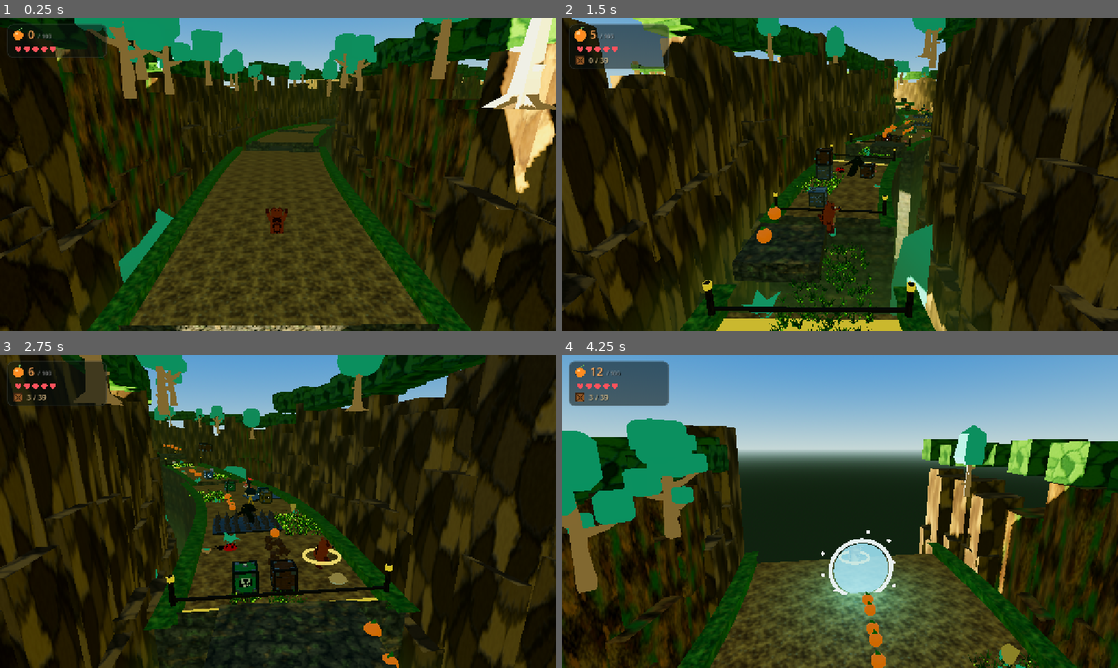
Above: before the commit, frames 1-4 (two rows, left to right).
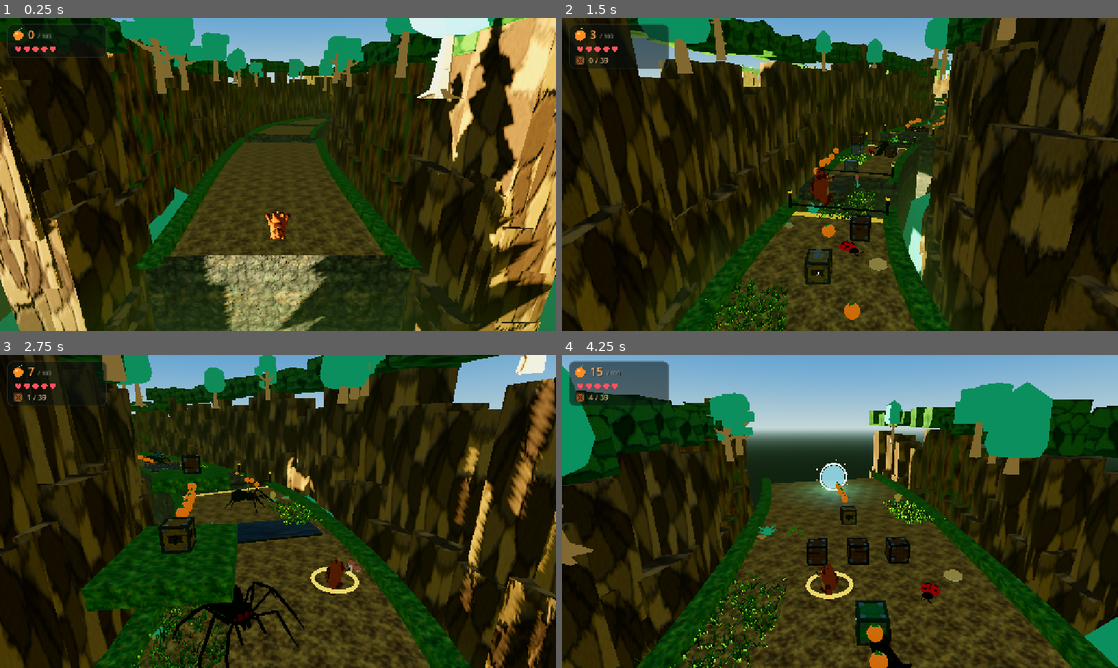
Above: after the commit, the same moments.

Repository: Phat-shot/Banooka
Game: Godot game, scene res://werkzeuge/Foto.tscn
The game is run twice, just before and just after one commit, with the same random seed, the same clock (stepped at 60 frames per second) and the same inputs. This scene is started directly instead of the project's main scene.
Inputs (mouse positions are in pixels of both pictures, inside the frame that each line leads up to):
- Up to frame 1 (0.25 s): no input
- Up to frame 2 (1.5 s): tap Enter (ui_accept) at 0.5 s; move the mouse to (962, 158) at 0.52 s; hold D (move_right) 0.53-1.25 s; tap J (spin) at 0.6 s; click (962, 158) at 0.67 s; tap Space (jump) at 0.77 s; drag from (728, 190) to (812, 237) at 1.27 s
- Up to frame 3 (2.75 s): move the mouse to (333, 442) at 2.02 s; hold D (move_right) from 2.03 s (still down); tap J (spin) at 2.1 s
- Up to frame 4 (4.25 s): release D (move_right) at 2.75 s; drag from (812, 574) to (673, 464) at 2.77 s; move the mouse to (1006, 558) at 3.52 s; hold A (move_left) from 3.53 s (still down); tap J (spin) at 3.6 s; tap Space (jump) at 3.77 s

The runs differ from the first frame. In frame 1, 49% of the frame differs, in the area x 0-100%, y 0-100%; in frame 2, 47%; in frame 3, 56%; in frame 4, 66%, in the area x 0-100%, y 3-100%.

Commit message:
Alle Gegner extern: Stelzenvogel wird zur Stelzenspinne
Für den dritten Gegner gab es keinen brauchbaren CC0-Vogel. Statt die
Optik zu erzwingen, wechselt das Tier: aus dem Stelzenvogel wird eine
Stelzenspinne (Quaternius, CC0). Die Bedingung war nie "Vogel", sondern
die Silhouette – hoher Leib auf langen Beinen mit einer Lücke darunter.
Genau die ist bei einer Spinne sogar deutlicher, und sie sagt dasselbe:
hier rutscht man durch.

Spielmechanik unverändert: Slide oder Bauchplatscher besiegen sie,
Draufspringen nicht (Stachelkamm auf dem Rücken), Patrouille und
Zustoßen wie gehabt. Umbenannt sind Skript, Szene, Klasse und die
Verweise in Level 01 und 03; der Tipp im Ladebildschirm nennt jetzt die
richtige Mechanik zum richtigen Gegner.

Die selbstgebaute Ausweichoptik ist neu geschrieben – acht Beine,
Hinterleib, Vorderleib mit Augen und Klauen. Sie greift weiterhin, wenn
`Einstellungen.fremde_modelle` aus ist oder eine Datei fehlt.

Gegnermodelle lassen sich jetzt wahlweise nach der Höhe statt nach der
größten Achse einpassen ("nach_hoehe"). Die Spinne braucht das: Sie ist
breit und flach, auf die Beinspanne eingepasst stünde sie zu tief über
dem Boden – und dann fehlt die Lücke, durch die man rutschen soll.

Am Bildwerkzeug zwei Dinge berichtigt: Es fotografierte bisher, während
das Level noch gebaut wurde, und wartet jetzt auf `aufbau_fertig`. Dass
der Modus "verfolger" trotzdem unabhängig von der angegebenen Strecke die
Startstelle zeigt, ist noch offen und steht als Warnung im Kopf von
foto.sh; "seite" und "nah" arbeiten korrekt.

Co-Authored-By: Claude Opus 5 (1M context) <noreply@anthropic.com>

Diff:
--- a/autoload/Ladeschirm.gd
+++ b/autoload/Ladeschirm.gd
@@ -13,7 +13,7 @@
 	"Slide und dann springen bringt dich höher als ein normaler Sprung.",
 	"Die Spin-Attacke zerbricht Kisten auch im Vorbeidrehen.",
 	"Der Bauchplatscher zerbricht alle Kisten im Umkreis von zwei Metern.",
-	"Die Sumpfkröte spinnen, den Stelzenvogel slidden, auf den Panzerkäfer springen.",
+	"Die Sumpfkröte spinnen, die Stelzenspinne unterrutschen, auf den Panzerkäfer springen.",
 	"Nitrokisten explodieren bei Berührung – aus der Ferne sind sie ungefährlich.",
 	"Federkisten geben zehn Früchte, wenn du zehnmal darauf springst.",
 	"Hundert Früchte ergeben ein Extraleben.",
--- a/scenes/enemies/Stelzenvogel.tscn
+++ b/scenes/enemies/Stelzenspinne.tscn
@@ -1,13 +1,13 @@
 [gd_scene load_steps=3 format=3]
 
-[ext_resource type="Script" path="res://scenes/enemies/stelzenvogel.gd" id="1_vogel"]
+[ext_resource type="Script" path="res://scenes/enemies/stelzenspinne.gd" id="1_spinne"]
 
-[sub_resource type="CapsuleShape3D" id="FormVogel"]
+[sub_resource type="CapsuleShape3D" id="FormSpinne"]
 radius = 0.45
 height = 2.3
 
-[node name="Stelzenvogel" type="Node3D" groups=["gegner"]]
-script = ExtResource("1_vogel")
+[node name="Stelzenspinne" type="Node3D" groups=["gegner"]]
+script = ExtResource("1_spinne")
 
 [node name="Trefferzone" type="Area3D" parent="."]
 collision_layer = 0
--- a/scenes/enemies/gegner.gd
+++ b/scenes/enemies/gegner.gd
@@ -112,6 +112,7 @@
 
 ## Datei und Zielgröße eines mitgelieferten Modells für diesen Gegner,
 ## z. B. {"datei": "kroete", "groesse": 1.1}. Leer = nur die eigene Optik.
+## Mit {"nach_hoehe": true} zählt die Höhe statt der größten Achse.
 func fremdmodell() -> Dictionary:
 	return {}
 
@@ -127,7 +128,8 @@
 	if angabe.is_empty() or not is_instance_valid(modell):
 		return
 	var figur := Fremdmodelle.gegner(String(angabe.get("datei", "")),
-			float(angabe.get("groesse", 1.0)))
+			float(angabe.get("groesse", 1.0)),
+			bool(angabe.get("nach_hoehe", false)))
 	if figur == null:
 		return
 	for kind in modell.get_children():
--- /dev/null
+++ b/scenes/enemies/stelzenspinne.gd
@@ -0,0 +1,173 @@
+extends Gegner
+class_name Stelzenspinne
+## Große Spinne, die breitbeinig über dem Weg steht.
+##
+## NUR durch den Slide (oder den Bauchplatscher) zu besiegen: Man rutscht
+## zwischen ihren Beinen hindurch und fegt sie ihr weg. Draufspringen geht
+## NICHT – der Rücken trägt Stacheln, wer dort landet, nimmt Schaden.
+##
+## Die Silhouette ist die Spielanleitung: hoher Leib auf langen Beinen,
+## darunter eine deutliche Lücke. Genau deshalb steht hier eine Spinne und
+## kein gedrungenes Tier – wo keine Lücke zu sehen ist, kommt niemand auf
+## die Idee, hindurchzurutschen.
+##
+## Bewegung: stakst langsam seitlich hin und her und stößt gelegentlich mit
+## dem Vorderleib nach unten zu.
+
+const STOSS_DAUER := 0.9         ## Wie lange ein Zustoßen dauert
+const STOSS_ABSTAND_MIN := 2.5   ## Kürzeste Pause zwischen zwei Stößen
+const STOSS_ABSTAND_MAX := 4.5   ## Längste Pause zwischen zwei Stößen
+const HUEFT_HOEHE := 1.05        ## Höhe des Beinansatzes über dem Boden
+const RUMPF_Y := 1.30            ## Hinterleib
+const VORDERLEIB_Y := 1.24       ## Vorderleib mit Augen, stößt nach unten
+const BEINE := 8
+
+var _stoss_zeit := 0.0
+var _stoss_laeuft := 0.0
+
+var _rumpf: MeshInstance3D
+var _vorderleib: Node3D
+var _beine: Array[Node3D] = []
+
+
+func _init() -> void:
+	# Nur der Slide fegt ihr die Beine weg.
+	besiegbar_durch = Angriff.SLIDE | Angriff.SLAM
+	patrouille_weite = 3.5
+	tempo = 1.3
+
+
+func _ready() -> void:
+	super._ready()
+	_stoss_zeit = randf_range(STOSS_ABSTAND_MIN, STOSS_ABSTAND_MAX)
+
+
+## Mitgeliefertes Modell für diesen Gegner.
+## Spinne von Quaternius. Eingepasst wird hier nach der HÖHE und nicht nach
+## der größten Achse: Das Modell ist breit und flach, auf die Beinspanne
+## eingepasst stünde es zu tief über dem Boden – und dann fehlt die Lücke,
+## durch die man rutschen soll.
+func fremdmodell() -> Dictionary:
+	return {"datei": "spinne", "groesse": 1.30, "nach_hoehe": true}
+
+
+# ---------------------------------------------------------- Optik
+
+## Selbstgebaute Ausweichoptik, wenn kein Modell da ist: dunkler Leib,
+## acht helle Beine, roter Stachelkamm auf dem Rücken. Der Kamm sagt
+## unmissverständlich "hier nicht landen".
+func _baue() -> void:
+	var panzer := Materialbibliothek.fell(Farben.FELS_DUNKEL.darkened(0.45))
+	var gelenk := Materialbibliothek.einfarbig(Farben.FELS_DUNKEL.darkened(0.2), 0.6)
+	var stachel_mat := Materialbibliothek.leuchtend(Farben.WARNUNG, 0.9)
+	var augapfel := Materialbibliothek.leuchtend(Color(0.95, 0.15, 0.12), 1.2)
+
+	# Acht Beine, gleichmäßig um den Leib verteilt
+	for i in BEINE:
+		var seite := -1.0 if i < BEINE / 2 else 1.0
+		var reihe := float(i % (BEINE / 2)) - 1.5
+		var bein := Node3D.new()
+		bein.name = "Bein%d" % i
+		bein.position = Vector3(seite * 0.22, HUEFT_HOEHE, reihe * 0.20)
+		modell.add_child(bein)
+		# Oberschenkel schräg nach außen, Unterschenkel senkrecht nach unten
+		_teil(bein, _zylinder(0.055, 0.045, 0.62, 6), gelenk,
+				Vector3(seite * 0.26, 0.06, reihe * 0.10),
+				Vector3(0.0, 0.0, deg_to_rad(-38.0 * seite)), Vector3.ONE, "Schenkel")
+		_teil(bein, _zylinder(0.045, 0.03, HUEFT_HOEHE, 6), gelenk,
+				Vector3(seite * 0.5, -HUEFT_HOEHE * 0.5 + 0.1, reihe * 0.18),
+				Vector3.ZERO, Vector3.ONE, "Unterschenkel")
+		_beine.append(bein)
+
+	# Hinterleib: der dicke, hohe Teil – aus der Spielkamera die Silhouette
+	_rumpf = _teil(modell, _kugel(0.34, 12, 9), panzer,
+			Vector3(0.0, RUMPF_Y, 0.30), Vector3.ZERO,
+			Vector3(1.0, 0.86, 1.25), "Hinterleib")
+
+	# Stachelkamm auf dem Rücken: "hier nicht landen"
+	for i in 4:
+		var laenge := 0.26 - absf(float(i) - 1.5) * 0.05
+		_teil(_rumpf, _zylinder(0.05, 0.0, laenge, 6), stachel_mat,
+				Vector3(0.0, 0.30, 0.22 - float(i) * 0.16), Vector3.ZERO,
+				Vector3.ONE, "Stachel%d" % i)
+
+	# Vorderleib mit den Augen – der Teil, der beim Zustoßen nach unten geht
+	_vorderleib = Node3D.new()
+	_vorderleib.name = "Vorderleib"
+	_vorderleib.position = Vector3(0.0, VORDERLEIB_Y, -0.24)
+	modell.add_child(_vorderleib)
+	_teil(_vorderleib, _kugel(0.24, 10, 8), panzer, Vector3.ZERO,
+			Vector3.ZERO, Vector3(1.0, 0.8, 1.1), "Kopf")
+	for seite: float in [-1.0, 1.0]:
+		_teil(_vorderleib, _kugel(0.055, 7, 5), augapfel,
+				Vector3(0.09 * seite, 0.06, -0.20), Vector3.ZERO, Vector3.ONE, "Auge")
+		_teil(_vorderleib, _kugel(0.035, 6, 5), augapfel,
+				Vector3(0.16 * seite, 0.01, -0.16), Vector3.ZERO, Vector3.ONE, "Nebenauge")
+		# Kieferklauen
+		_teil(_vorderleib, _zylinder(0.045, 0.0, 0.2, 6), gelenk,
+				Vector3(0.07 * seite, -0.14, -0.20),
+				Vector3(deg_to_rad(38.0), 0.0, 0.0), Vector3.ONE, "Klaue")
+
+
+# ---------------------------------------------------------- Bewegung
+
+func _bewegung(delta: float) -> void:
+	_stoss_zeit -= delta
+	if _stoss_zeit <= 0.0 and _stoss_laeuft <= 0.0:
+		_stoss_laeuft = STOSS_DAUER
+		_stoss_zeit = randf_range(STOSS_ABSTAND_MIN, STOSS_ABSTAND_MAX)
+
+	if _stoss_laeuft > 0.0:
+		# Beim Zustoßen bleibt sie stehen
+		_stoss_laeuft = maxf(_stoss_laeuft - delta, 0.0)
+	else:
+		_phase += delta * tempo * 3.2
+		_patrouille_schritt(tempo * delta)
+
+	_blick_ausrichten(delta, 3.5)
+	_animiere(delta)
+
+
+## Staksende Schritte, wippender Hinterleib, Zustoßen mit dem Vorderleib.
+func _animiere(_delta: float) -> void:
+	var laeuft := _stoss_laeuft <= 0.0
+
+	for i in _beine.size():
+		var bein := _beine[i]
+		if not is_instance_valid(bein):
+			continue
+		var versatz := PI * float(i)
+		var schwung := sin(_phase + versatz) if laeuft else 0.0
+		bein.rotation.x = schwung * 0.45
+		# Beim Vorschwingen wird das Bein leicht angehoben
+		bein.position.y = HUEFT_HOEHE + maxf(schwung, 0.0) * 0.06
+
+	if is_instance_valid(_rumpf):
+		_rumpf.position.y = RUMPF_Y + (absf(sin(_phase)) * 0.05 if laeuft else 0.0)
+
+	if is_instance_valid(_vorderleib):
+		# Pickbogen: Kopf schnellt nach unten und wieder hoch
+		var stoss := 0.0
+		if _stoss_laeuft > 0.0:
+			stoss = sin((1.0 - _stoss_laeuft / STOSS_DAUER) * PI)
+		_vorderleib.rotation.x = stoss * 0.9
+		_vorderleib.position.y = VORDERLEIB_Y - stoss * 0.42
+
+
+
+# ---------------------------------------------------------- Tod
+
+func _todesstart(_art: int) -> void:
+	# Die Beine sind weg – sie fliegt nicht, sie kippt um.
+	_wegflug = Vector3.ZERO
+
+
+func _todesanimation(delta: float) -> void:
+	if not is_instance_valid(modell):
+		return
+	# Beine knicken weg, die ganze Spinne kippt zur Seite
+	modell.rotation.z = lerp_angle(modell.rotation.z, PI * 0.55, minf(delta * 7.0, 1.0))
+	modell.scale = modell.scale.lerp(Vector3(0.9, 0.75, 0.9), minf(delta * 4.0, 1.0))
+	for bein in _beine:
+		if is_instance_valid(bein):
+			bein.rotation.x = lerp_angle(bein.rotation.x, 1.4, minf(delta * 8.0, 1.0))
--- a/scenes/enemies/stelzenvogel.gd
+++ /dev/null
@@ -1,208 +0,0 @@
-extends Gegner
-class_name Stelzenvogel
-## Hoher, dünner Vogel auf langen Stelzenbeinen.
-##
-## NUR durch den Slide (oder den Bauchplatscher) zu besiegen: Der Slide
-## fegt ihm die Beine weg. Draufspringen geht NICHT – auf dem Kopf sitzt
-## ein spitzer Stachel, wer dort landet, nimmt Schaden.
-##
-## Bewegung: stakst langsam seitlich hin und her und pickt gelegentlich
-## nach Würmern.
-
-const PICK_DAUER := 0.9          ## Wie lange ein Pickvorgang dauert
-const PICK_ABSTAND_MIN := 2.5    ## Kürzeste Pause zwischen zwei Pickern
-const PICK_ABSTAND_MAX := 4.5    ## Längste Pause zwischen zwei Pickern
-const HUEFT_HOEHE := 1.05        ## Höhe der Hüfte über dem Boden
-
-var _pick_zeit := 0.0
-var _pick_laeuft := 0.0
-
-var _rumpf: MeshInstance3D
-var _hals: Node3D
-var _beine: Array[Node3D] = []
-var _fluegel: Array[MeshInstance3D] = []
-
-
-func _init() -> void:
-	# Nur der Slide fegt ihm die Beine weg.
-	besiegbar_durch = Angriff.SLIDE | Angriff.SLAM
-	patrouille_weite = 3.5
-	tempo = 1.3
-
-
-func _ready() -> void:
-	super._ready()
-	_pick_zeit = randf_range(PICK_ABSTAND_MIN, PICK_ABSTAND_MAX)
-
-
-# ---------------------------------------------------------- Optik
-
-## Dunkles Gefieder, knallgelbe Stelzen, leuchtend roter Stachelkamm:
-## Aus der Spielkamera sieht man vor allem den Kamm – und der sagt
-## unmissverständlich "hier nicht landen".
-## KEIN mitgeliefertes Modell: Der Stelzenvogel wird per Slide besiegt,
-## und die langen Stelzen sind genau das Zeichen dafür. Unter den frei
-## verfügbaren CC0-Vögeln war keiner mit dieser Silhouette – ein gedrungener
-## Entenkörper nimmt dem Gegner seine Lesbarkeit. Bleibt deshalb selbstgebaut.
-func _baue() -> void:
-	var gefieder := Materialbibliothek.fell(Farben.WASSER.darkened(0.34))
-	var deckfeder := Materialbibliothek.fell(Farben.WASSER_HELL.darkened(0.30))
-	var bauch_mat := Materialbibliothek.einfarbig(Farben.FELL_BAUCH, 0.85)
-	var stelzen := Materialbibliothek.einfarbig(Farben.KISTE_FEDER.darkened(0.02), 0.75)
-	var schnabel_mat := Materialbibliothek.einfarbig(Farben.FRUCHT.darkened(0.05), 0.45)
-	var stachel_mat := Materialbibliothek.leuchtend(Farben.WARNUNG, 0.45)
-	var dunkel := Materialbibliothek.einfarbig(Farben.NASE, 0.5)
-	var augapfel := Materialbibliothek.einfarbig(Color(0.99, 0.97, 0.90), 0.25)
-
-	# --- Zwei lange Stelzenbeine, jeweils an einem Drehpunkt in der Hüfte ---
-	for seite: float in [-1.0, 1.0]:
-		var huefte := Node3D.new()
-		huefte.name = "Huefte"
-		huefte.position = Vector3(0.18 * seite, HUEFT_HOEHE, 0.0)
-		modell.add_child(huefte)
-		_beine.append(huefte)
-
-		_teil(huefte, _zylinder(0.05, 0.07, HUEFT_HOEHE, 8), stelzen,
-				Vector3(0.0, -HUEFT_HOEHE * 0.5, 0.0), Vector3.ZERO, Vector3.ONE, "Stelze")
-		# Kniewulst – bricht die dünne Linie auf
-		_teil(huefte, _kugel(0.075, 8, 6), stelzen, Vector3(0.0, -0.42, 0.0),
-				Vector3.ZERO, Vector3(1.0, 1.2, 1.0), "Knie")
-		# Rückwärts geknickter Fuß mit drei Zehen
-		for zehe: float in [-1.0, 0.0, 1.0]:
-			_teil(huefte, _quader(Vector3(0.07, 0.045, 0.34)), stelzen,
-					Vector3(0.075 * zehe, -HUEFT_HOEHE + 0.02, -0.10),
-					Vector3(0.0, 13.0 * zehe, 0.0), Vector3.ONE, "Zehe")
-
-	# --- Schmaler, hoch sitzender Rumpf ---
-	_rumpf = _teil(modell, _kugel(0.42, 12, 9), gefieder, Vector3(0.0, 1.42, 0.02),
-			Vector3.ZERO, Vector3(0.64, 0.82, 1.14), "Rumpf")
-	_teil(_rumpf, _kugel(0.38, 10, 7), bauch_mat, Vector3(0.0, -0.16, -0.12),
-			Vector3.ZERO, Vector3(0.86, 0.68, 0.86), "Bauch")
-	# Spitzer Schwanz nach hinten
-	_teil(modell, _zylinder(0.16, 0.0, 0.56, 8), deckfeder, Vector3(0.0, 1.50, 0.44),
-			Vector3(-70.0, 0.0, 0.0), Vector3.ONE, "Schwanz")
-
-	# --- Flügel, eng angelegt, mit heller Schwinge ---
-	for seite: float in [-1.0, 1.0]:
-		var fluegel := _teil(modell, _quader(Vector3(0.08, 0.46, 0.64)), gefieder,
-				Vector3(0.27 * seite, 1.44, 0.04),
-				Vector3(0.0, 0.0, -8.0 * seite), Vector3.ONE, "Fluegel")
-		_teil(fluegel, _quader(Vector3(0.09, 0.10, 0.5)), bauch_mat,
-				Vector3(0.0, -0.20, 0.02), Vector3.ZERO, Vector3.ONE, "Schwinge")
-		_fluegel.append(fluegel)
-
-	# --- Rückenstacheln: der Kamm zieht sich bis auf den Rumpf ---
-	for i in 3:
-		var laenge := 0.26 - float(i) * 0.04
-		_teil(modell, _zylinder(0.06, 0.0, laenge, 6), stachel_mat,
-				Vector3(0.0, 1.72 + laenge * 0.4 - float(i) * 0.07,
-						0.06 + float(i) * 0.16),
-				Vector3(float(i) * 11.0 + 16.0, 0.0, 0.0), Vector3.ONE, "Rueckenstachel")
-
-	# --- Hals mit Kopf: hängt an einem Drehpunkt, damit er picken kann ---
-	_hals = Node3D.new()
-	_hals.name = "Hals"
-	_hals.position = Vector3(0.0, 1.72, -0.05)
-	modell.add_child(_hals)
-
-	_teil(_hals, _zylinder(0.10, 0.08, 0.54, 8), gefieder, Vector3(0.0, 0.27, -0.04),
-			Vector3(6.0, 0.0, 0.0), Vector3.ONE, "Halsrohr")
-	var kopf := _teil(_hals, _kugel(0.20, 10, 8), gefieder, Vector3(0.0, 0.58, -0.10),
-			Vector3.ZERO, Vector3(0.92, 0.96, 1.06), "Kopf")
-
-	# Langer, spitzer Schnabel nach vorn, mit dunkler Spitze
-	_teil(kopf, _zylinder(0.09, 0.0, 0.52, 8), schnabel_mat, Vector3(0.0, -0.02, -0.28),
-			Vector3(-95.0, 0.0, 0.0), Vector3.ONE, "Schnabel")
-	# Roter Kehllappen – noch ein Warnsignal
-	_teil(kopf, _kugel(0.075, 8, 6), stachel_mat, Vector3(0.0, -0.14, -0.16),
-			Vector3.ZERO, Vector3(0.7, 1.3, 0.6), "Kehllappen")
-
-	# Stachelkamm nach OBEN – darauf kann niemand landen
-	for i in 5:
-		var hoehe := 0.34 - float(i) * 0.042
-		_teil(kopf, _zylinder(0.055, 0.0, hoehe, 6), stachel_mat,
-				Vector3(0.0, 0.15 + hoehe * 0.44, 0.02 + float(i) * 0.10),
-				Vector3(float(i) * 8.0, 0.0, 0.0), Vector3.ONE, "Stachel")
-
-	# Augen mit dunklem Ring – wirken größer und wacher
-	for seite: float in [-1.0, 1.0]:
-		_teil(kopf, _kugel(0.09, 8, 6), dunkel, Vector3(0.125 * seite, 0.05, -0.09),
-				Vector3.ZERO, Vector3(1.0, 1.0, 0.8), "Augenring")
-		var auge := _teil(kopf, _kugel(0.072, 8, 6), augapfel,
-				Vector3(0.128 * seite, 0.05, -0.11), Vector3.ZERO, Vector3.ONE, "Auge")
-		_teil(auge, _kugel(0.042, 6, 5), dunkel, Vector3(0.0, 0.0, -0.05),
-				Vector3.ZERO, Vector3.ONE, "Pupille")
-
-
-# ---------------------------------------------------------- Bewegung
-
-func _bewegung(delta: float) -> void:
-	_pick_zeit -= delta
-	if _pick_zeit <= 0.0 and _pick_laeuft <= 0.0:
-		_pick_laeuft = PICK_DAUER
-		_pick_zeit = randf_range(PICK_ABSTAND_MIN, PICK_ABSTAND_MAX)
-
-	if _pick_laeuft > 0.0:
-		# Beim Picken bleibt er stehen
-		_pick_laeuft = maxf(_pick_laeuft - delta, 0.0)
-	else:
-		_phase += delta * tempo * 3.2
-		_patrouille_schritt(tempo * delta)
-
-	_blick_ausrichten(delta, 3.5)
-	_animiere(delta)
-
-
-## Staksende Schritte, wippender Rumpf, Picken und leichtes Flügelzucken.
-func _animiere(_delta: float) -> void:
-	var laeuft := _pick_laeuft <= 0.0
-
-	for i in _beine.size():
-		var bein := _beine[i]
-		if not is_instance_valid(bein):
-			continue
-		var versatz := PI * float(i)
-		var schwung := sin(_phase + versatz) if laeuft else 0.0
-		bein.rotation.x = schwung * 0.45
-		# Beim Vorschwingen wird das Bein leicht angehoben
-		bein.position.y = HUEFT_HOEHE + maxf(schwung, 0.0) * 0.06
-
-	if is_instance_valid(_rumpf):
-		_rumpf.position.y = 1.42 + (absf(sin(_phase)) * 0.05 if laeuft else 0.0)
-
-	if is_instance_valid(_hals):
-		# Pickbogen: Kopf schnellt nach unten und wieder hoch
-		var pick := 0.0
-		if _pick_laeuft > 0.0:
-			pick = sin((1.0 - _pick_laeuft / PICK_DAUER) * PI)
-		_hals.rotation.x = pick * 1.35
-		_hals.position.y = 1.72 - pick * 0.18
-
-	for i in _fluegel.size():
-		var fluegel := _fluegel[i]
-		if is_instance_valid(fluegel):
-			var seite := -1.0 if i == 0 else 1.0
-			var zucken := sin(_zeit * 2.4 + float(i)) * 6.0
-			fluegel.rotation_degrees.z = -8.0 * seite + zucken * seite
-
-
-# ---------------------------------------------------------- Tod
-
-func _todesstart(_art: int) -> void:
-	# Die Beine sind weg – er fliegt nicht, er kippt um.
-	_wegflug = Vector3.ZERO
-
-
-func _todesanimation(delta: float) -> void:
-	if not is_instance_valid(modell):
-		return
-	# Beine knicken weg, der ganze Vogel kippt zur Seite
-	modell.rotation.z = lerp_angle(modell.rotation.z, PI * 0.55, minf(delta * 7.0, 1.0))
-	modell.scale = modell.scale.lerp(Vector3(0.9, 0.75, 0.9), minf(delta * 4.0, 1.0))
-	for bein in _beine:
-		if is_instance_valid(bein):
-			bein.rotation.x = lerp_angle(bein.rotation.x, 1.4, minf(delta * 8.0, 1.0))
-	for fluegel in _fluegel:
-		if is_instance_valid(fluegel):
-			fluegel.rotation_degrees.z = lerpf(fluegel.rotation_degrees.z, 70.0,
-					minf(delta * 6.0, 1.0))
--- a/scenes/levels/level01.gd
+++ b/scenes/levels/level01.gd
@@ -16,7 +16,7 @@
 const KISTE := preload("res://scenes/crates/Kiste.tscn")
 const FRUCHT := preload("res://scenes/fruits/Frucht.tscn")
 const SUMPFKROETE := preload("res://scenes/enemies/Sumpfkroete.tscn")
-const STELZENVOGEL := preload("res://scenes/enemies/Stelzenvogel.tscn")
+const STELZENSPINNE := preload("res://scenes/enemies/Stelzenspinne.tscn")
 const PANZERKAEFER := preload("res://scenes/enemies/Panzerkaefer.tscn")
 const WASSER := preload("res://scenes/hazards/Wasser.tscn")
 const STACHELN := preload("res://scenes/hazards/Stacheln.tscn")
@@ -393,15 +393,15 @@
 	_gegner(SUMPFKROETE, 88.0, 0.0, 3.0, true)
 
 	# ---------- Stachelpassage: Slide lernen ----------
-	_gegner(STELZENVOGEL, 110.0, -1.0, 3.0, true)
-	_gegner(STELZENVOGEL, 123.0, 0.5, 3.5, true)
+	_gegner(STELZENSPINNE, 110.0, -1.0, 3.0, true)
+	_gegner(STELZENSPINNE, 123.0, 0.5, 3.5, true)
 	_gegner(PANZERKAEFER, 138.0, -2.0, 2.5, true)
-	_gegner(STELZENVOGEL, 146.0, 0.0, 3.0, true)
+	_gegner(STELZENSPINNE, 146.0, 0.0, 3.0, true)
 
 	# ---------- Baumkronen: alles gemischt ----------
 	_gegner(SUMPFKROETE, 166.0, 0.0, 2.5, true)
 	_gegner(PANZERKAEFER, 182.0, 1.2, 2.0, false)
-	_gegner(STELZENVOGEL, 200.0, 0.0, 2.5, true)
+	_gegner(STELZENSPINNE, 200.0, 0.0, 2.5, true)
 
 	# ---------- Lichtung: letzte Wache ----------
 	_gegner(PANZERKAEFER, 216.0, 3.5, 3.0, true)
--- a/scenes/levels/level03.gd
+++ b/scenes/levels/level03.gd
@@ -18,7 +18,7 @@
 ## die Zone ist nur der Notnagel, falls jemand daran vorbeifällt.
 
 const SUMPFKROETE := preload("res://scenes/enemies/Sumpfkroete.tscn")
-const STELZENVOGEL := preload("res://scenes/enemies/Stelzenvogel.tscn")
+const STELZENSPINNE := preload("res://scenes/enemies/Stelzenspinne.tscn")
 const PANZERKAEFER := preload("res://scenes/enemies/Panzerkaefer.tscn")
 const BAUM := preload("res://scenes/props/Baum.tscn")
 const WURZEL := preload("res://scenes/props/Wurzel.tscn")
@@ -258,10 +258,10 @@
 	gegner(PANZERKAEFER, 140.0, 0.0, 3.0, true)
 
 	# ---------- Schilfgürtel: Slide zwischen dem Schilf ----------
-	gegner(STELZENVOGEL, 152.0, -1.6, 3.0, true)
-	gegner(STELZENVOGEL, 160.0, 0.8, 3.5, true)
-	gegner(STELZENVOGEL, 170.0, -0.6, 3.0, true)
-	gegner(STELZENVOGEL, 179.0, 1.4, 3.0, true)
+	gegner(STELZENSPINNE, 152.0, -1.6, 3.0, true)
+	gegner(STELZENSPINNE, 160.0, 0.8, 3.5, true)
+	gegner(STELZENSPINNE, 170.0, -0.6, 3.0, true)
+	gegner(STELZENSPINNE, 179.0, 1.4, 3.0, true)
 
 	# ---------- Anhöhe ----------
 	gegner(SUMPFKROETE, 194.0, 2.0, 3.0, true)
--- a/scripts/fremdmodelle.gd
+++ b/scripts/fremdmodelle.gd
@@ -131,7 +131,11 @@
 ## Ein Gegnermodell. Anders als bei Bäumen zählt hier die GRÖSSTE Achse:
 ## Ein Marienkäfer oder ein Frosch ist flach und lang – auf die Höhe
 ## eingepasst würde er meterweit über den Weg ragen.
-static func gegner(bezeichnung: String, ziel_groesse: float) -> Node3D:
+## `nach_hoehe` bestimmt, worauf sich `ziel_groesse` bezieht. Vorgabe ist
+## die größte Achse; für Gegner, unter denen man durchrutschen können muss,
+## zählt dagegen die HÖHE – sonst duckt sich ein breites Tier zu flach.
+static func gegner(bezeichnung: String, ziel_groesse: float,
+		nach_hoehe: bool = false) -> Node3D:
 	if not aktiv():
 		return null
 	var pfad := "%s/%s.glb" % [ORDNER_GEGNER, bezeichnung]
@@ -139,7 +143,7 @@
 	if knoten == null:
 		return null
 	var mass := _abmessung(pfad, knoten)
-	var groesste := maxf(mass.x, maxf(mass.y, mass.z))
+	var groesste := mass.y if nach_hoehe else maxf(mass.x, maxf(mass.y, mass.z))
 	if groesste > 0.001 and ziel_groesse > 0.0:
 		var faktor := ziel_groesse / groesste
 		knoten.scale = Vector3(faktor, faktor, faktor)
--- a/werkzeuge/foto.gd
+++ b/werkzeuge/foto.gd
@@ -41,6 +41,18 @@
 	add_child(_szene)
 	await get_tree().process_frame
 	await get_tree().process_frame
+	# Auf den fertigen Levelaufbau warten. Er läuft über viele Bilder; wer
+	# vorher fotografiert, erwischt eine halbe Szene – und vor allem hängt
+	# die Verfolgerkamera dann noch nicht am Spieler, sodass JEDES Bild die
+	# Startstelle zeigt, egal welche Strecke angefordert wurde.
+	if _szene.has_signal("aufbau_fertig"):
+		var wartebilder := 0
+		while not Ladeschirm.ist_sichtbar() and wartebilder < 10:
+			wartebilder += 1
+			await get_tree().process_frame
+		await _szene.aufbau_fertig
+	for f in 5:
+		await get_tree().process_frame
 
 	_spieler = get_tree().get_first_node_in_group("spieler") as Node3D
 	if _spieler != null and "gesperrt" in _spieler:
@@ -110,6 +122,12 @@
 			var mitte: Vector3 = LevelWerkzeuge.punkt(_verlauf, wert, 0.0, 0.0)
 			if _spieler != null:
 				_spieler.global_position = mitte + Vector3.UP * 1.0
+				# Die Verfolgerkamera zieht dem versetzten Spieler nicht von
+				# allein nach: Ohne das zeigt JEDES Bild die Startstelle,
+				# egal welche Strecke angefordert wurde.
+				if modus == "verfolger" and _kamera != null \
+						and _kamera.has_method("sofort_ausrichten"):
+					_kamera.call("sofort_ausrichten")
 			if modus == "nah" and _kamera != null:
 				var vor: Vector3 = LevelWerkzeuge.richtung(_verlauf, wert)
 				_kamera.global_position = mitte + vor.cross(Vector3.UP) * 3.2 \
Binary file added: assets/modelle/gegner/kranich_hazard-stripes-texture.jpg
Not shown, added: assets/modelle/gegner/kranich_hazard-stripes-texture.jpg.import
Binary file added: assets/modelle/gegner/spinne.glb
Not shown, added: assets/modelle/gegner/spinne.glb.import
Not shown: 1 places in scenes/enemies/Stelzenspinne.tscn that only renumber resources
Renamed: scenes/enemies/stelzenvogel.gd.uid -> scenes/enemies/stelzenspinne.gd.uid
Not shown, changed: assets/CREDITS.md
Not shown, changed: werkzeuge/foto.sh
